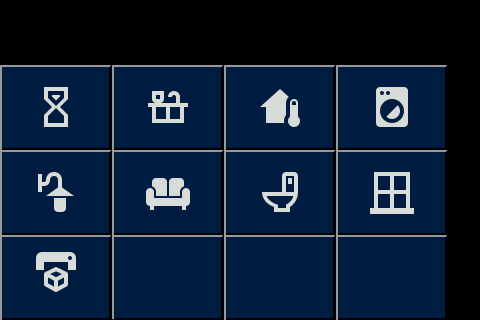
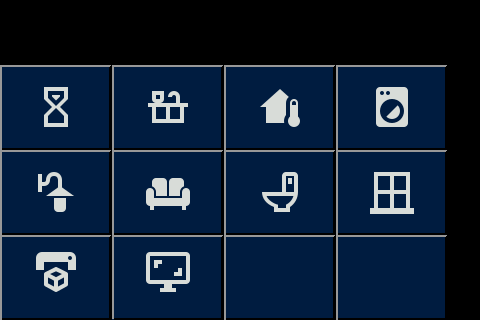
Layer changes from the first 480 x 320 image to the second:
painted on "QuickNaviOFF.png" over (146, 252, 190, 292)
